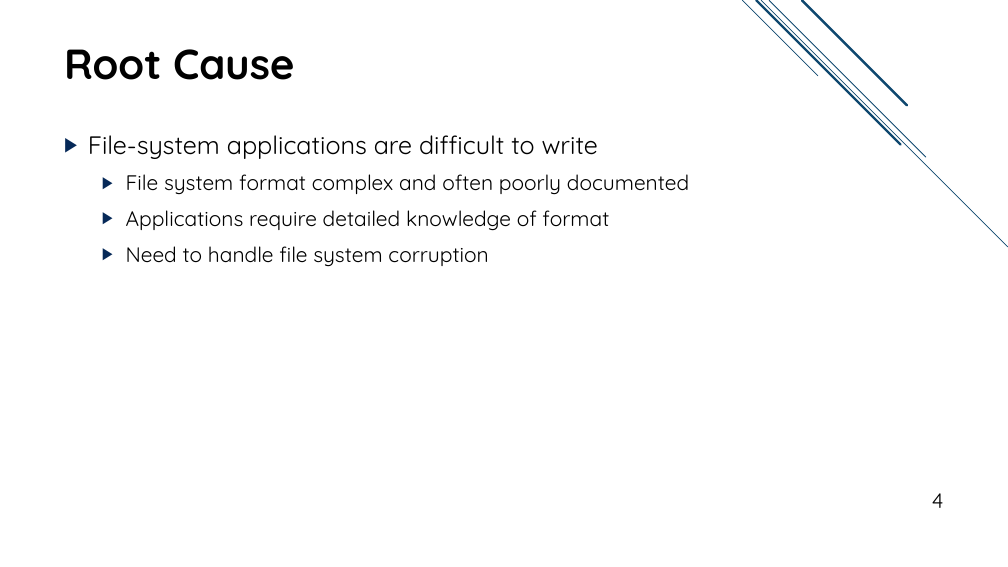
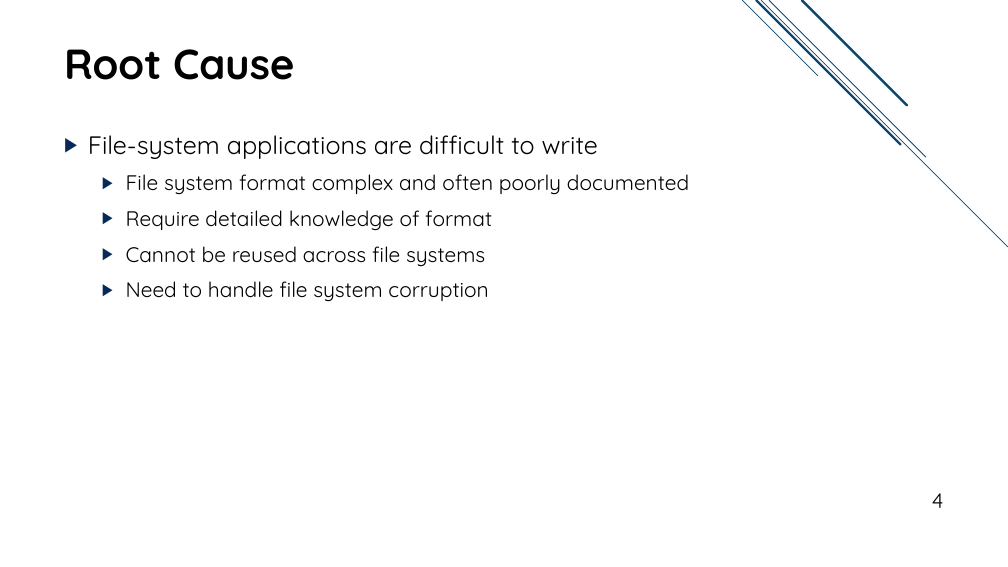
Before and after one commit to jacksun007/spiffy-paper, a slide deck: slide 4 of talk/spiffy_talk.pptx. Drawn at 1008x567 pixels with LibreOffice and Linux fonts; fonts in the diff are those of the drawing. Boxes give left, top, right and bottom in pixels: in the first picture for what was removed or moved away, otherwise in the second. Text is boxed around its words. In the diff, an @@ line names an element or a change of style, - is before the commit and + after.

```diff
--- a/talk/spiffy_talk.pptx
+++ b/talk/spiffy_talk.pptx
@@ text at bbox=[126, 210, 492, 266]: text changed @@
-  ▶ Applications require detailed knowledge of format
+  ▶ Require detailed knowledge of format
+  ▶ Cannot be reused across file systems
```
Also in this commit, not shown: 21 other slides changed, 2 slides added.
